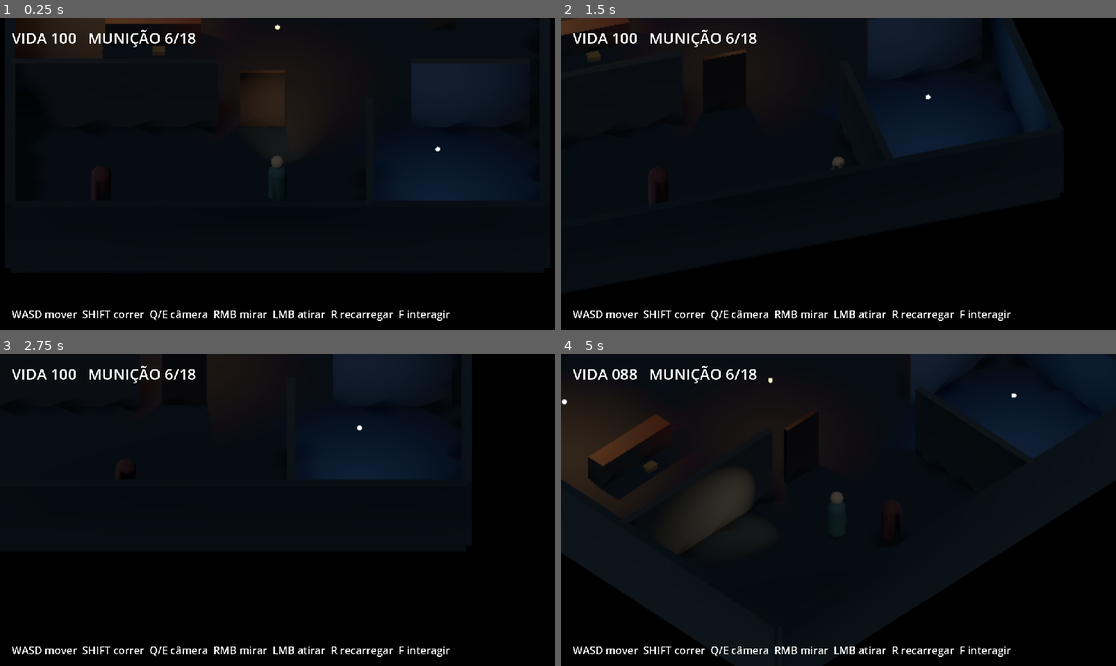
Above: before the commit, frames 1-4 (two rows, left to right).
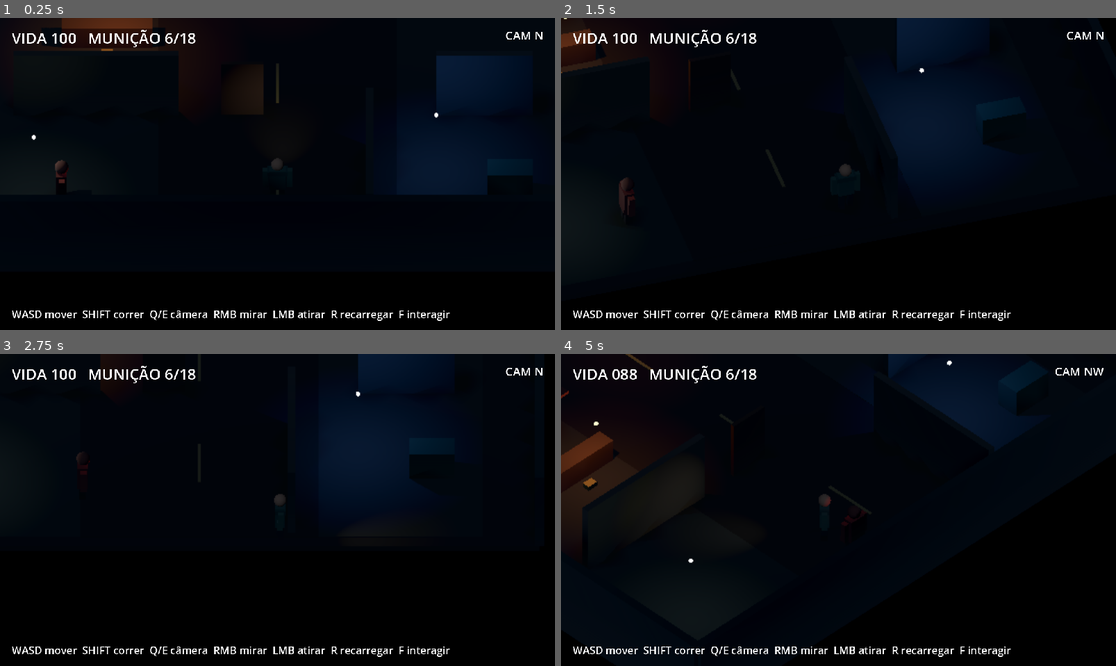
Above: after the commit, the same moments.

Repository: lloupp/night-shift
Game: Godot game, scene res://scenes/main.tscn
Two runs of this game, one before a commit and one after it. Both use one fixed random seed, a clock stepped at 60 frames per second and the inputs below.
Inputs (mouse positions are in pixels of both pictures, inside the frame that each line leads up to):
- Up to frame 1 (0.25 s): no input
- Up to frame 2 (1.5 s): tap Enter at 0.5 s; move the mouse to (960, 158) at 0.52 s; hold D 0.53-1.28 s; tap Q at 0.6 s; click (960, 158) at 0.67 s; move the mouse to (727, 189) at 1.27 s; hold S from 1.28 s (still down); tap E at 1.35 s
- Up to frame 3 (2.75 s): move the mouse to (333, 441) at 2.02 s; release S at 2.03 s; hold D from 2.03 s (still down); tap F at 2.1 s
- Up to frame 4 (5 s): move the mouse to (810, 572) at 2.77 s; release D at 2.78 s; hold W 2.78-3.53 s; tap R at 2.85 s; click (810, 572) at 2.92 s; move the mouse to (1005, 556) at 3.52 s; hold Shift 3.53-4.28 s; hold A from 3.53 s (still down); move the mouse to (672, 463) at 4.27 s; tap Q at 4.35 s

The runs differ from the first frame. In frame 1, 4.2% of the frame differs, in the area x 5-98%, y 0-59%; in frame 2, 3.5%; in frame 3, 1.3%; in frame 4, 7.7%, in the area x 0-100%, y 0-68%.

Commit message:
feat: add visual language pass and camera occlusion

Diff:
--- a/scripts/enemy.gd
+++ b/scripts/enemy.gd
@@ -1,5 +1,7 @@
 class_name StalkerEnemy
 extends CharacterBody3D
+
+const FACING_STEP := PI / 4.0
 
 var target: SurvivorPlayer
 var health := 3
@@ -7,6 +9,8 @@
 var detection_range := 10.0
 var attack_range := 1.25
 var attack_cooldown := 0.0
+var visual_root: Node3D
+var walk_phase := 0.0
 
 func _ready() -> void:
 	collision_layer = 4
@@ -22,24 +26,46 @@
 	collision.position.y = 0.85
 	add_child(collision)
 
-	var mesh := CapsuleMesh.new()
-	mesh.radius = 0.34
-	mesh.height = 1.7
+	visual_root = Node3D.new()
+	visual_root.name = "VisualRoot"
+	add_child(visual_root)
+	_add_part("Torso", Vector3(0.66, 0.94, 0.38), Vector3(0, 1.03, 0), Color(0.28, 0.12, 0.10))
+	_add_part("LeftLeg", Vector3(0.23, 0.78, 0.24), Vector3(-0.17, 0.43, 0), Color(0.12, 0.07, 0.065))
+	_add_part("RightLeg", Vector3(0.23, 0.78, 0.24), Vector3(0.17, 0.43, 0), Color(0.12, 0.07, 0.065))
+	_add_part("LeftArm", Vector3(0.19, 0.78, 0.22), Vector3(-0.45, 1.03, -0.03), Color(0.31, 0.14, 0.11))
+	_add_part("RightArm", Vector3(0.19, 0.78, 0.22), Vector3(0.45, 1.03, -0.03), Color(0.31, 0.14, 0.11))
+
+	var head := MeshInstance3D.new()
+	var head_mesh := SphereMesh.new()
+	head_mesh.radius = 0.24
+	head_mesh.height = 0.48
+	var head_mat := StandardMaterial3D.new()
+	head_mat.albedo_color = Color(0.30, 0.16, 0.13)
+	head_mat.roughness = 1.0
+	head_mesh.material = head_mat
+	head.mesh = head_mesh
+	head.position = Vector3(0, 1.70, -0.02)
+	visual_root.add_child(head)
+
+	var eye := OmniLight3D.new()
+	eye.position = Vector3(0, 1.55, -0.30)
+	eye.light_color = Color(0.78, 0.07, 0.035)
+	eye.light_energy = 0.34
+	eye.omni_range = 1.15
+	add_child(eye)
+
+func _add_part(part_name: String, size: Vector3, position: Vector3, color: Color) -> void:
+	var mesh := BoxMesh.new()
+	mesh.size = size
 	var mat := StandardMaterial3D.new()
-	mat.albedo_color = Color(0.31, 0.16, 0.13)
+	mat.albedo_color = color
 	mat.roughness = 1.0
 	mesh.material = mat
-	var body := MeshInstance3D.new()
-	body.mesh = mesh
-	body.position.y = 0.85
-	add_child(body)
-
-	var eye := OmniLight3D.new()
-	eye.position = Vector3(0, 1.55, -0.26)
-	eye.light_color = Color(0.75, 0.08, 0.04)
-	eye.light_energy = 0.32
-	eye.omni_range = 1.1
-	add_child(eye)
+	var part := MeshInstance3D.new()
+	part.name = part_name
+	part.mesh = mesh
+	part.position = position
+	visual_root.add_child(part)
 
 func _physics_process(delta: float) -> void:
 	attack_cooldown = maxf(0.0, attack_cooldown - delta)
@@ -50,13 +76,15 @@
 		velocity.x = move_toward(velocity.x, 0.0, 4.0 * delta)
 		velocity.z = move_toward(velocity.z, 0.0, 4.0 * delta)
 		move_and_slide()
+		_animate_visual(delta)
 		return
 
 	var direction := target.global_position - global_position
 	direction.y = 0.0
 	if direction.length_squared() > 0.01:
 		direction = direction.normalized()
-		look_at(global_position + direction, Vector3.UP)
+		var angle := atan2(-direction.x, -direction.z)
+		rotation.y = snappedf(angle, FACING_STEP)
 
 	if distance > attack_range:
 		velocity.x = direction.x * move_speed
@@ -72,6 +100,19 @@
 	else:
 		velocity.y = -0.1
 	move_and_slide()
+	_animate_visual(delta)
+
+func _animate_visual(delta: float) -> void:
+	if not is_instance_valid(visual_root):
+		return
+	var speed := Vector2(velocity.x, velocity.z).length()
+	if speed > 0.15:
+		walk_phase += delta * 7.0
+		visual_root.rotation.z = sin(walk_phase) * 0.035
+		visual_root.position.y = abs(sin(walk_phase * 2.0)) * 0.015
+	else:
+		visual_root.rotation.z = lerpf(visual_root.rotation.z, 0.0, clampf(delta * 6.0, 0.0, 1.0))
+		visual_root.position.y = lerpf(visual_root.position.y, 0.0, clampf(delta * 6.0, 0.0, 1.0))
 
 func take_damage(amount: int) -> void:
 	health -= amount
--- a/scripts/main.gd
+++ b/scripts/main.gd
@@ -4,19 +4,24 @@
 const EnemyClass = preload("res://scripts/enemy.gd")
 const DoorClass = preload("res://scripts/door.gd")
 const AmmoClass = preload("res://scripts/ammo_pickup.gd")
+
+const CAMERA_DIRECTIONS := ["N", "NE", "E", "SE", "S", "SW", "W", "NW"]
 
 var player: SurvivorPlayer
 var camera_pivot: Node3D
 var camera: Camera3D
 var camera_step := 0
 var camera_target_angle := 0.0
+var camera_follow_position := Vector3.ZERO
 var status_label: Label
 var prompt_label: Label
 var message_label: Label
+var camera_angle_label: Label
 var crosshair: Label
 var message_timer := 0.0
 var current_interactable: Node
 var pending_shot := false
+var occluded_bodies: Array[Node3D] = []
 
 func _ready() -> void:
 	_build_environment()
@@ -25,16 +30,21 @@
 	_spawn_gameplay_objects()
 	_build_camera()
 	_build_ui()
+	camera_follow_position = player.global_position + Vector3(0, 0.72, 0)
 	player.stats_changed.connect(_update_status)
 	player.died.connect(_on_player_died)
 	_update_status()
+	_update_camera_angle_label()
 
 func _physics_process(delta: float) -> void:
 	if not is_instance_valid(player):
 		return
-	camera_pivot.global_position = player.global_position + Vector3(0, 0.7, 0)
+	var desired_follow := player.global_position + Vector3(0, 0.72, 0)
+	camera_follow_position = camera_follow_position.lerp(desired_follow, clampf(delta * 6.5, 0.0, 1.0))
+	camera_pivot.global_position = camera_follow_position
 	camera_pivot.rotation.y = lerp_angle(camera_pivot.rotation.y, camera_target_angle, clampf(delta * 7.0, 0.0, 1.0))
 	player.set_camera_basis(camera.global_transform.basis)
+	_update_camera_occlusion()
 	_update_aim()
 	_update_interaction_prompt()
 	if pending_shot:
@@ -44,6 +54,9 @@
 		message_timer -= delta
 		if message_timer <= 0.0:
 			message_label.text = ""
+
+func _exit_tree() -> void:
+	_restore_occluders()
 
 func _unhandled_input(event: InputEvent) -> void:
 	if not is_instance_valid(player):
@@ -69,58 +82,75 @@
 	var world_environment := WorldEnvironment.new()
 	var env := Environment.new()
 	env.background_mode = Environment.BG_COLOR
-	env.background_color = Color(0.018, 0.022, 0.026)
+	env.background_color = Color(0.012, 0.016, 0.021)
 	env.ambient_light_source = Environment.AMBIENT_SOURCE_COLOR
-	env.ambient_light_color = Color(0.17, 0.20, 0.22)
-	env.ambient_light_energy = 0.42
+	env.ambient_light_color = Color(0.14, 0.17, 0.20)
+	env.ambient_light_energy = 0.36
 	env.fog_enabled = true
-	env.fog_light_color = Color(0.07, 0.08, 0.09)
-	env.fog_density = 0.025
-	env.fog_height = 3.5
-	env.fog_height_density = 0.18
+	env.fog_light_color = Color(0.055, 0.065, 0.078)
+	env.fog_density = 0.032
+	env.fog_height = 3.6
+	env.fog_height_density = 0.22
 	world_environment.environment = env
 	add_child(world_environment)
 
 	var moon := DirectionalLight3D.new()
 	moon.rotation_degrees = Vector3(-52, -34, 0)
-	moon.light_color = Color(0.54, 0.62, 0.72)
-	moon.light_energy = 0.48
+	moon.light_color = Color(0.48, 0.58, 0.72)
+	moon.light_energy = 0.42
 	moon.shadow_enabled = true
 	add_child(moon)
 
 func _build_level() -> void:
-	_add_static_box("Ground", Vector3(18, 0.22, 18), Vector3(0, -0.11, 0), Color(0.11, 0.12, 0.12))
-	_add_static_box("NorthWall", Vector3(18, 2.8, 0.35), Vector3(0, 1.4, -9), Color(0.17, 0.18, 0.17))
-	_add_static_box("SouthWall", Vector3(18, 2.8, 0.35), Vector3(0, 1.4, 9), Color(0.17, 0.18, 0.17))
-	_add_static_box("WestWall", Vector3(0.35, 2.8, 18), Vector3(-9, 1.4, 0), Color(0.17, 0.18, 0.17))
-	_add_static_box("EastWall", Vector3(0.35, 2.8, 18), Vector3(9, 1.4, 0), Color(0.17, 0.18, 0.17))
-	_add_static_box("PartitionA", Vector3(7.0, 2.8, 0.28), Vector3(-5.5, 1.4, 1.5), Color(0.22, 0.20, 0.18))
-	_add_static_box("PartitionB", Vector3(4.0, 2.8, 0.28), Vector3(6.5, 1.4, 1.5), Color(0.22, 0.20, 0.18))
-	_add_static_box("RoomWall", Vector3(0.28, 2.8, 5.5), Vector3(3.1, 1.4, 6.2), Color(0.20, 0.20, 0.18))
-	_add_static_box("Counter", Vector3(3.2, 0.95, 0.7), Vector3(-4.2, 0.475, -3.0), Color(0.22, 0.16, 0.11))
-	_add_static_box("Crate", Vector3(1.0, 1.0, 1.0), Vector3(5.5, 0.5, -4.0), Color(0.25, 0.18, 0.10))
-	_add_lamp(Vector3(-5.6, 2.45, -4.7), Color(1.0, 0.64, 0.36), 4.0)
-	_add_lamp(Vector3(5.4, 2.45, 5.7), Color(0.45, 0.65, 1.0), 2.6)
-	_add_lamp(Vector3(0.0, 2.6, -0.5), Color(0.82, 0.52, 0.28), 2.0)
+	_add_static_box("Ground", Vector3(24, 0.22, 20), Vector3(0, -0.11, 0), Color(0.075, 0.08, 0.082), false)
+	_add_decor_box("Road", Vector3(8.4, 0.035, 19.0), Vector3(0, 0.018, 0), Color(0.055, 0.058, 0.06))
+	_add_decor_box("WestWalk", Vector3(5.8, 0.055, 19.0), Vector3(-7.1, 0.028, 0), Color(0.13, 0.13, 0.125))
+	_add_decor_box("EastWalk", Vector3(5.8, 0.055, 19.0), Vector3(7.1, 0.028, 0), Color(0.13, 0.13, 0.125))
+	_add_decor_box("RoadStripeA", Vector3(0.12, 0.045, 2.1), Vector3(0, 0.045, -5.5), Color(0.42, 0.37, 0.22))
+	_add_decor_box("RoadStripeB", Vector3(0.12, 0.045, 2.1), Vector3(0, 0.045, 0.0), Color(0.42, 0.37, 0.22))
+	_add_decor_box("RoadStripeC", Vector3(0.12, 0.045, 2.1), Vector3(0, 0.045, 5.5), Color(0.42, 0.37, 0.22))
+
+	_add_static_box("NorthWall", Vector3(24, 3.2, 0.35), Vector3(0, 1.6, -10), Color(0.13, 0.14, 0.14))
+	_add_static_box("SouthWall", Vector3(24, 3.2, 0.35), Vector3(0, 1.6, 10), Color(0.13, 0.14, 0.14))
+	_add_static_box("WestWall", Vector3(0.35, 3.2, 20), Vector3(-12, 1.6, 0), Color(0.13, 0.14, 0.14))
+	_add_static_box("EastWall", Vector3(0.35, 3.2, 20), Vector3(12, 1.6, 0), Color(0.13, 0.14, 0.14))
+
+	_add_static_box("StorefrontWest", Vector3(4.8, 3.4, 0.30), Vector3(-7.5, 1.7, -4.6), Color(0.20, 0.18, 0.16))
+	_add_static_box("StorefrontEast", Vector3(4.8, 3.4, 0.30), Vector3(7.5, 1.7, -4.6), Color(0.16, 0.18, 0.19))
+	_add_static_box("ShopPartitionA", Vector3(5.8, 2.8, 0.28), Vector3(-6.4, 1.4, 1.6), Color(0.20, 0.18, 0.16))
+	_add_static_box("ShopPartitionB", Vector3(3.4, 2.8, 0.28), Vector3(7.3, 1.4, 1.6), Color(0.17, 0.18, 0.18))
+	_add_static_box("RoomWall", Vector3(0.28, 2.8, 5.8), Vector3(3.25, 1.4, 6.4), Color(0.18, 0.18, 0.17))
+	_add_static_box("Counter", Vector3(3.2, 0.95, 0.7), Vector3(-6.0, 0.475, -2.3), Color(0.24, 0.16, 0.10), false)
+	_add_static_box("Dumpster", Vector3(1.6, 1.15, 0.9), Vector3(8.2, 0.575, 5.9), Color(0.11, 0.18, 0.15), false)
+	_add_static_box("CrateA", Vector3(1.0, 1.0, 1.0), Vector3(5.8, 0.5, -6.2), Color(0.24, 0.17, 0.09), false)
+	_add_static_box("CrateB", Vector3(0.85, 0.75, 0.85), Vector3(6.8, 0.375, -6.0), Color(0.20, 0.14, 0.08), false)
+
+	_add_decor_box("WestAwning", Vector3(4.2, 0.12, 1.1), Vector3(-7.2, 2.65, -4.05), Color(0.27, 0.09, 0.08))
+	_add_decor_box("EastSign", Vector3(2.2, 0.18, 0.12), Vector3(7.4, 2.4, -4.35), Color(0.11, 0.34, 0.31))
+
+	_add_lamp(Vector3(-5.6, 2.65, -1.6), Color(1.0, 0.58, 0.31), 4.2)
+	_add_lamp(Vector3(5.6, 2.65, 4.8), Color(0.40, 0.62, 1.0), 2.8)
+	_add_lamp(Vector3(0.0, 3.4, -5.8), Color(0.78, 0.48, 0.25), 2.2)
+	_add_lamp(Vector3(-8.6, 2.8, 6.2), Color(0.72, 0.78, 0.68), 1.6)
 
 func _spawn_player() -> void:
 	player = PlayerClass.new()
 	player.name = "Player"
-	player.position = Vector3(0, 0.05, 5.5)
+	player.position = Vector3(0, 0.05, 6.4)
 	add_child(player)
 
 func _spawn_gameplay_objects() -> void:
 	var door: PrototypeDoor = DoorClass.new()
 	door.name = "Door"
-	door.position = Vector3(-1.25, 0, 1.5)
+	door.position = Vector3(-2.0, 0, 1.6)
 	add_child(door)
 
 	var ammo: AmmoPickup = AmmoClass.new()
 	ammo.name = "AmmoPickup"
-	ammo.position = Vector3(-4.0, 0.05, -2.2)
+	ammo.position = Vector3(-6.0, 0.05, -1.5)
 	add_child(ammo)
 
-	for spawn_position in [Vector3(5.8, 0.05, -5.5), Vector3(-6.3, 0.05, 5.8)]:
+	for spawn_position in [Vector3(6.2, 0.05, -7.1), Vector3(-8.0, 0.05, 6.6)]:
 		var enemy: StalkerEnemy = EnemyClass.new()
 		enemy.name = "Stalker"
 		enemy.position = spawn_position
@@ -134,10 +164,10 @@
 	camera = Camera3D.new()
 	camera.name = "Camera"
 	camera.projection = Camera3D.PROJECTION_ORTHOGONAL
-	camera.size = 10.5
+	camera.size = 11.0
 	camera_pivot.add_child(camera)
-	camera.position = Vector3(0, 8.2, 9.2)
-	camera.look_at(Vector3(0, 0.5, 0), Vector3.UP)
+	camera.position = Vector3(0, 8.5, 9.4)
+	camera.look_at(Vector3(0, 0.55, 0), Vector3.UP)
 	camera.current = true
 
 func _build_ui() -> void:
@@ -148,23 +178,34 @@
 	status_label.position = Vector2(10, 8)
 	status_label.add_theme_font_size_override("font_size", 13)
 	ui.add_child(status_label)
+
+	camera_angle_label = Label.new()
+	camera_angle_label.position = Vector2(418, 8)
+	camera_angle_label.size = Vector2(52, 18)
+	camera_angle_label.horizontal_alignment = HORIZONTAL_ALIGNMENT_RIGHT
+	camera_angle_label.add_theme_font_size_override("font_size", 10)
+	ui.add_child(camera_angle_label)
+
 	prompt_label = Label.new()
 	prompt_label.position = Vector2(172, 224)
 	prompt_label.size = Vector2(136, 22)
 	prompt_label.horizontal_alignment = HORIZONTAL_ALIGNMENT_CENTER
 	prompt_label.add_theme_font_size_override("font_size", 12)
 	ui.add_child(prompt_label)
+
 	message_label = Label.new()
 	message_label.position = Vector2(120, 36)
 	message_label.size = Vector2(240, 24)
 	message_label.horizontal_alignment = HORIZONTAL_ALIGNMENT_CENTER
 	message_label.add_theme_font_size_override("font_size", 12)
 	ui.add_child(message_label)
+
 	var controls := Label.new()
 	controls.text = "WASD mover  SHIFT correr  Q/E câmera  RMB mirar  LMB atirar  R recarregar  F interagir"
 	controls.position = Vector2(10, 250)
 	controls.add_theme_font_size_override("font_size", 9)
 	ui.add_child(controls)
+
 	crosshair = Label.new()
 	crosshair.text = "+"
 	crosshair.visible = false
@@ -172,7 +213,7 @@
 	crosshair.add_theme_font_size_override("font_size", 16)
 	ui.add_child(crosshair)
 
-func _add_static_box(node_name: String, size: Vector3, position: Vector3, color: Color) -> void:
+func _add_static_box(node_name: String, size: Vector3, position: Vector3, color: Color, occludable: bool = true) -> void:
 	var body := StaticBody3D.new()
 	body.name = node_name
 	body.collision_layer = 1
@@ -189,16 +230,32 @@
 	mat.roughness = 0.98
 	box.material = mat
 	var visual := MeshInstance3D.new()
+	visual.name = "Visual"
 	visual.mesh = box
 	body.add_child(visual)
+	if occludable:
+		body.add_to_group("camera_occluder")
 	add_child(body)
+
+func _add_decor_box(node_name: String, size: Vector3, position: Vector3, color: Color) -> void:
+	var visual := MeshInstance3D.new()
+	visual.name = node_name
+	visual.position = position
+	var box := BoxMesh.new()
+	box.size = size
+	var mat := StandardMaterial3D.new()
+	mat.albedo_color = color
+	mat.roughness = 0.95
+	box.material = mat
+	visual.mesh = box
+	add_child(visual)
 
 func _add_lamp(position: Vector3, color: Color, energy: float) -> void:
 	var lamp := OmniLight3D.new()
 	lamp.position = position
 	lamp.light_color = color
 	lamp.light_energy = energy
-	lamp.omni_range = 6.0
+	lamp.omni_range = 6.2
 	lamp.shadow_enabled = true
 	add_child(lamp)
 	var fixture := MeshInstance3D.new()
@@ -218,6 +275,46 @@
 func _rotate_camera(direction: int) -> void:
 	camera_step = (camera_step + direction + 8) % 8
 	camera_target_angle = deg_to_rad(camera_step * 45.0)
+	_update_camera_angle_label()
+
+func _update_camera_angle_label() -> void:
+	if is_instance_valid(camera_angle_label):
+		camera_angle_label.text = "CAM " + CAMERA_DIRECTIONS[camera_step]
+
+func _restore_occluders() -> void:
+	for body in occluded_bodies:
+		if not is_instance_valid(body):
+			continue
+		var visual := body.get_node_or_null("Visual")
+		if visual is GeometryInstance3D:
+			visual.visible = true
+	occluded_bodies.clear()
+
+func _update_camera_occlusion() -> void:
+	_restore_occluders()
+	if not is_instance_valid(camera) or not is_instance_valid(player):
+		return
+	var origin := camera.global_position
+	var target := player.global_position + Vector3(0, 1.0, 0)
+	var excluded: Array[RID] = [player.get_rid()]
+	for _index in range(6):
+		var query := PhysicsRayQueryParameters3D.create(origin, target)
+		query.collision_mask = 1
+		query.exclude = excluded
+		var hit := get_world_3d().direct_space_state.intersect_ray(query)
+		if hit.is_empty():
+			break
+		var collider: Object = hit.collider
+		if not (collider is StaticBody3D):
+			break
+		var body := collider as StaticBody3D
+		excluded.append(body.get_rid())
+		if not body.is_in_group("camera_occluder"):
+			continue
+		var visual := body.get_node_or_null("Visual")
+		if visual is GeometryInstance3D:
+			visual.visible = false
+			occluded_bodies.append(body)
 
 func _update_aim() -> void:
 	if not player.aiming:
--- a/scripts/player.gd
+++ b/scripts/player.gd
@@ -8,6 +8,7 @@
 const RUN_SPEED := 5.0
 const MAGAZINE_SIZE := 6
 const MAX_HEALTH := 100
+const FACING_STEP := PI / 4.0
 
 var health := MAX_HEALTH
 var ammo := MAGAZINE_SIZE
@@ -17,6 +18,13 @@
 var camera_basis := Basis.IDENTITY
 var fire_cooldown := 0.0
 var reloading := false
+var visual_root: Node3D
+var left_leg: MeshInstance3D
+var right_leg: MeshInstance3D
+var left_arm: MeshInstance3D
+var right_arm: MeshInstance3D
+var gun: MeshInstance3D
+var walk_phase := 0.0
 
 func _ready() -> void:
 	collision_layer = 2
@@ -33,43 +41,63 @@
 	collision.position.y = 0.78
 	add_child(collision)
 
-	var mesh := CapsuleMesh.new()
-	mesh.radius = 0.32
-	mesh.height = 1.55
-	var material := StandardMaterial3D.new()
-	material.albedo_color = Color(0.23, 0.31, 0.28)
-	material.roughness = 0.92
-	mesh.material = material
-	var visual := MeshInstance3D.new()
-	visual.mesh = mesh
-	visual.position.y = 0.78
-	add_child(visual)
+	visual_root = Node3D.new()
+	visual_root.name = "VisualRoot"
+	add_child(visual_root)
+
+	_add_box_part("Torso", Vector3(0.58, 0.82, 0.34), Vector3(0, 1.12, 0), Color(0.18, 0.27, 0.24))
+	_add_box_part("Shoulders", Vector3(0.72, 0.18, 0.36), Vector3(0, 1.42, 0), Color(0.15, 0.23, 0.21))
+	left_leg = _add_box_part("LeftLeg", Vector3(0.20, 0.72, 0.22), Vector3(-0.16, 0.43, 0), Color(0.10, 0.12, 0.12))
+	right_leg = _add_box_part("RightLeg", Vector3(0.20, 0.72, 0.22), Vector3(0.16, 0.43, 0), Color(0.10, 0.12, 0.12))
+	left_arm = _add_box_part("LeftArm", Vector3(0.18, 0.72, 0.20), Vector3(-0.43, 1.12, 0), Color(0.20, 0.29, 0.25))
+	right_arm = _add_box_part("RightArm", Vector3(0.18, 0.72, 0.20), Vector3(0.43, 1.12, 0), Color(0.20, 0.29, 0.25))
 
 	var head := MeshInstance3D.new()
+	head.name = "Head"
 	var head_mesh := SphereMesh.new()
 	head_mesh.radius = 0.22
 	head_mesh.height = 0.44
 	var head_mat := StandardMaterial3D.new()
-	head_mat.albedo_color = Color(0.63, 0.50, 0.39)
+	head_mat.albedo_color = Color(0.58, 0.44, 0.34)
+	head_mat.roughness = 0.98
 	head_mesh.material = head_mat
 	head.mesh = head_mesh
 	head.position = Vector3(0, 1.72, 0)
-	add_child(head)
+	visual_root.add_child(head)
+
+	gun = _add_box_part("Pistol", Vector3(0.10, 0.10, 0.42), Vector3(0.22, 1.16, -0.40), Color(0.08, 0.085, 0.09))
+	gun.visible = false
 
 	var flashlight := SpotLight3D.new()
-	flashlight.position = Vector3(0.18, 1.25, -0.28)
+	flashlight.name = "Flashlight"
+	flashlight.position = Vector3(0.18, 1.27, -0.34)
 	flashlight.rotation_degrees.x = -8
-	flashlight.light_energy = 2.6
-	flashlight.spot_range = 8.0
+	flashlight.light_energy = 2.7
+	flashlight.spot_range = 8.5
 	flashlight.spot_angle = 31.0
 	flashlight.shadow_enabled = true
-	flashlight.light_color = Color(1.0, 0.91, 0.72)
+	flashlight.light_color = Color(1.0, 0.90, 0.70)
 	add_child(flashlight)
+
+func _add_box_part(part_name: String, size: Vector3, position: Vector3, color: Color) -> MeshInstance3D:
+	var mesh := BoxMesh.new()
+	mesh.size = size
+	var material := StandardMaterial3D.new()
+	material.albedo_color = color
+	material.roughness = 0.96
+	mesh.material = material
+	var part := MeshInstance3D.new()
+	part.name = part_name
+	part.mesh = mesh
+	part.position = position
+	visual_root.add_child(part)
+	return part
 
 func _physics_process(delta: float) -> void:
 	fire_cooldown = maxf(0.0, fire_cooldown - delta)
 	_apply_movement(delta)
 	_update_facing()
+	_animate_visual(delta)
 
 func _apply_movement(delta: float) -> void:
 	var input := Vector2.ZERO
@@ -104,13 +132,39 @@
 	move_and_slide()
 
 func _update_facing() -> void:
+	var direction := Vector3.ZERO
 	if aiming:
-		var flat_target := Vector3(aim_point.x, global_position.y, aim_point.z)
-		if global_position.distance_squared_to(flat_target) > 0.03:
-			look_at(flat_target, Vector3.UP)
+		direction = Vector3(aim_point.x - global_position.x, 0, aim_point.z - global_position.z)
 	elif Vector2(velocity.x, velocity.z).length_squared() > 0.1:
-		var flat_velocity := Vector3(velocity.x, 0, velocity.z)
-		look_at(global_position + flat_velocity, Vector3.UP)
+		direction = Vector3(velocity.x, 0, velocity.z)
+	if direction.length_squared() < 0.01:
+		return
+	var angle := atan2(-direction.x, -direction.z)
+	rotation.y = snappedf(angle, FACING_STEP)
+
+func _animate_visual(delta: float) -> void:
+	if not is_instance_valid(visual_root):
+		return
+	var planar_speed := Vector2(velocity.x, velocity.z).length()
+	if planar_speed > 0.18:
+		walk_phase += delta * planar_speed * 4.6
+		var swing := sin(walk_phase) * 0.32
+		left_leg.rotation.x = swing
+		right_leg.rotation.x = -swing
+		left_arm.rotation.x = -swing * 0.55
+		if not aiming:
+			right_arm.rotation.x = swing * 0.55
+		visual_root.position.y = abs(sin(walk_phase * 2.0)) * 0.018
+	else:
+		left_leg.rotation.x = lerpf(left_leg.rotation.x, 0.0, clampf(delta * 9.0, 0.0, 1.0))
+		right_leg.rotation.x = lerpf(right_leg.rotation.x, 0.0, clampf(delta * 9.0, 0.0, 1.0))
+		left_arm.rotation.x = lerpf(left_arm.rotation.x, 0.0, clampf(delta * 9.0, 0.0, 1.0))
+		if not aiming:
+			right_arm.rotation.x = lerpf(right_arm.rotation.x, 0.0, clampf(delta * 9.0, 0.0, 1.0))
+		visual_root.position.y = lerpf(visual_root.position.y, 0.0, clampf(delta * 10.0, 0.0, 1.0))
+	gun.visible = aiming
+	if aiming:
+		right_arm.rotation.x = lerpf(right_arm.rotation.x, -0.55, clampf(delta * 12.0, 0.0, 1.0))
 
 func set_camera_basis(value: Basis) -> void:
 	camera_basis = value
Not shown, added: docs/VISUAL_PASS_02.md
